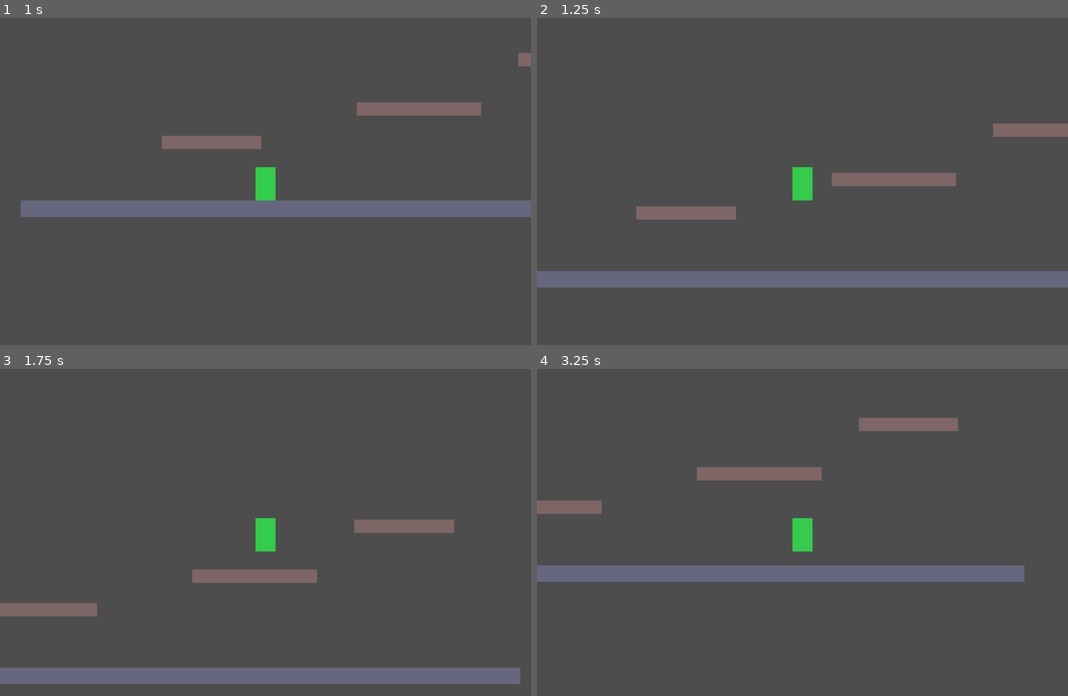
Above: before the commit, frames 1-4 (two rows, left to right).
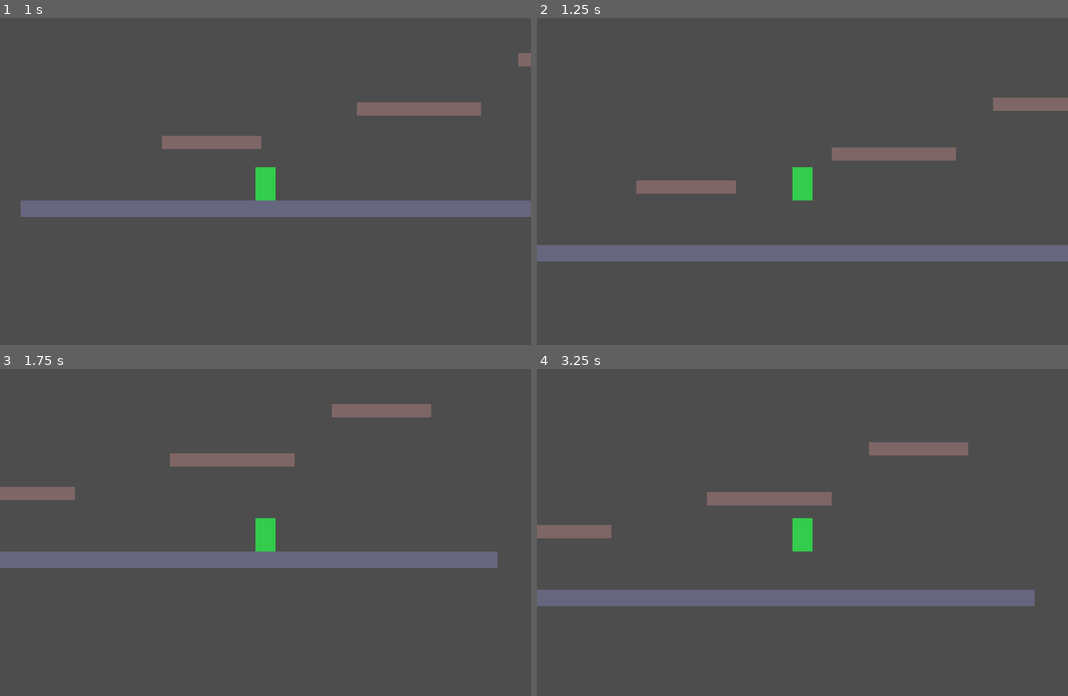
Above: after the commit, the same moments.

Repository: keithPHBC/ashtrail
Game: Godot game, scene res://scenes/level/test_level.tscn
Same seed, same stepped clock (60 frames per second), same inputs: the game is played once before the commit and once after it.
Inputs:
- Up to frame 1 (1 s): tap Enter at 0.5 s; hold D (move_right) from 0.53 s (still down); tap Space (jump) at 0.6, 0.77 s
- Up to frame 2 (1.25 s): keep holding D (move_right); tap Space (jump) at 1.07 s
- Up to frame 3 (1.75 s): keep holding D (move_right); tap Space (jump) at 1.35, 1.52 s
- Up to frame 4 (3.25 s): tap Space (jump) at 1.82, 2.1, 2.85, 3.02 s; release D (move_right) at 2.03 s; hold A (move_left) 2.03-2.78 s; hold D (move_right) from 2.78 s (still down)

Frame 1 is identical in both runs. In frame 2, 15% of the frame differs, in the area x 0-100%, y 24-83%; in frame 3, 14%; in frame 4, 14%.

Commit message:
Add variable jump height (short hop on early release)
Releasing the jump button while still rising cuts upward velocity
to 40%, giving control over jump height. Full press = full jump,
quick tap = short hop.

Co-Authored-By: Claude Opus 4.6 <noreply@anthropic.com>

Diff:
--- a/scenes/player/player.gd
+++ b/scenes/player/player.gd
@@ -6,6 +6,7 @@
 const GRAVITY: float = 1200.0
 const ACCELERATION: float = 0.2
 const FRICTION: float = 0.15
+const JUMP_CUT_MULTIPLIER: float = 0.4
 
 func _ready() -> void:
 	# Create default stats (will be injectable later via .tres)
@@ -30,9 +31,11 @@
 	else:
 		velocity.x = lerp(velocity.x, 0.0, FRICTION)
 
-	# Jump
+	# Jump (variable height: release early for short hop)
 	if Input.is_action_just_pressed("jump") and is_on_floor():
 		velocity.y = -stats.jump_force
+	if Input.is_action_just_released("jump") and velocity.y < 0.0:
+		velocity.y *= JUMP_CUT_MULTIPLIER
 
 	# Flip sprite to face movement direction
 	if input_dir != 0.0:
